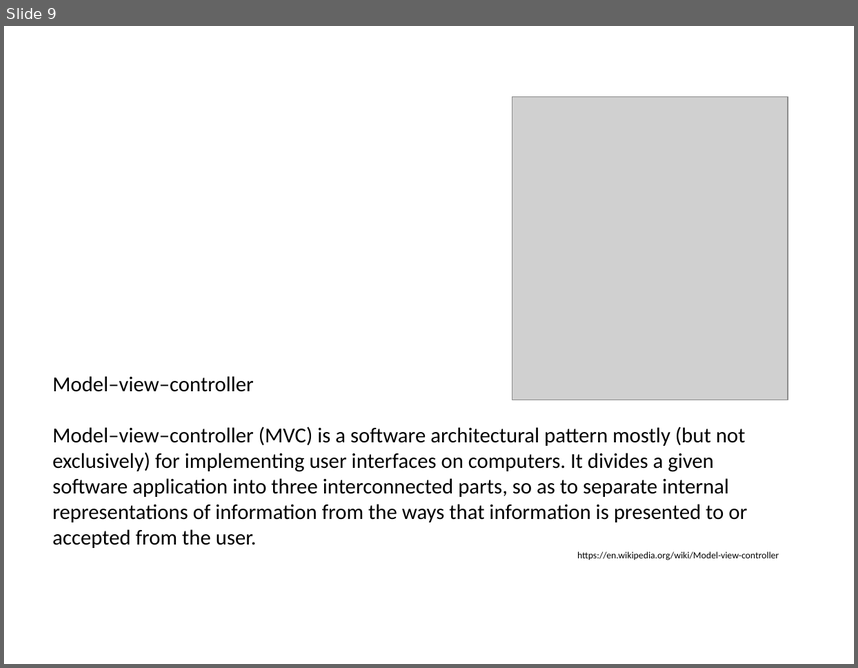
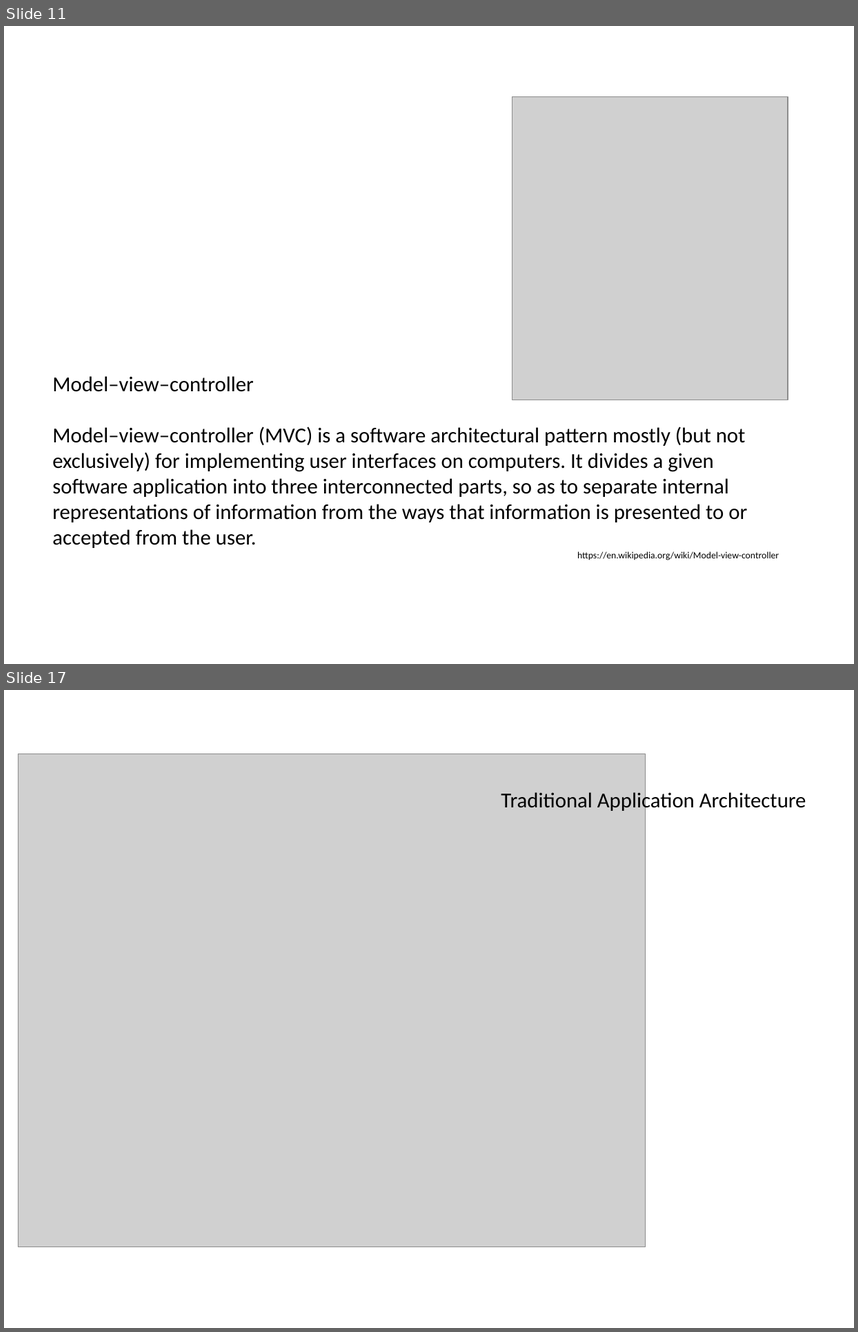
Before and after one commit to hotjk/translation, a slide deck: abstract.pptx. Shown one above the other, each under a label of ours: slide 9 before the commit, slides 11 and 17 after it; the slides between them are not shown. The pictures are 858x668 and 858x1332 pixels, drawn with LibreOffice and Linux fonts; fonts in the diff are those of the drawing; grey boxes stand for pictures. Boxes give left, top, right and bottom in pixels: in the first picture for what was removed or moved away, otherwise in the second. Text is boxed around its words. In the diff, an @@ line names an element or a change of style, - is before the commit and + after.

```diff
--- a/abstract.pptx
+++ b/abstract.pptx
@@ slide 17 added at (x1=4, y1=690, x2=854, y2=1328), background #FFFFFF @@
@@ picture added at (x1=18, y1=753, x2=646, y2=1247) @@
@@ text added at (x1=501, y1=789, x2=806, y2=813), 18 pt, text #000000 @@
+Traditional Application Architecture
@@ what was slide 9 is now slide 11 @@
```
Also in this commit, not shown: 1 slide changed, 6 other slides added, 1 slide removed.
